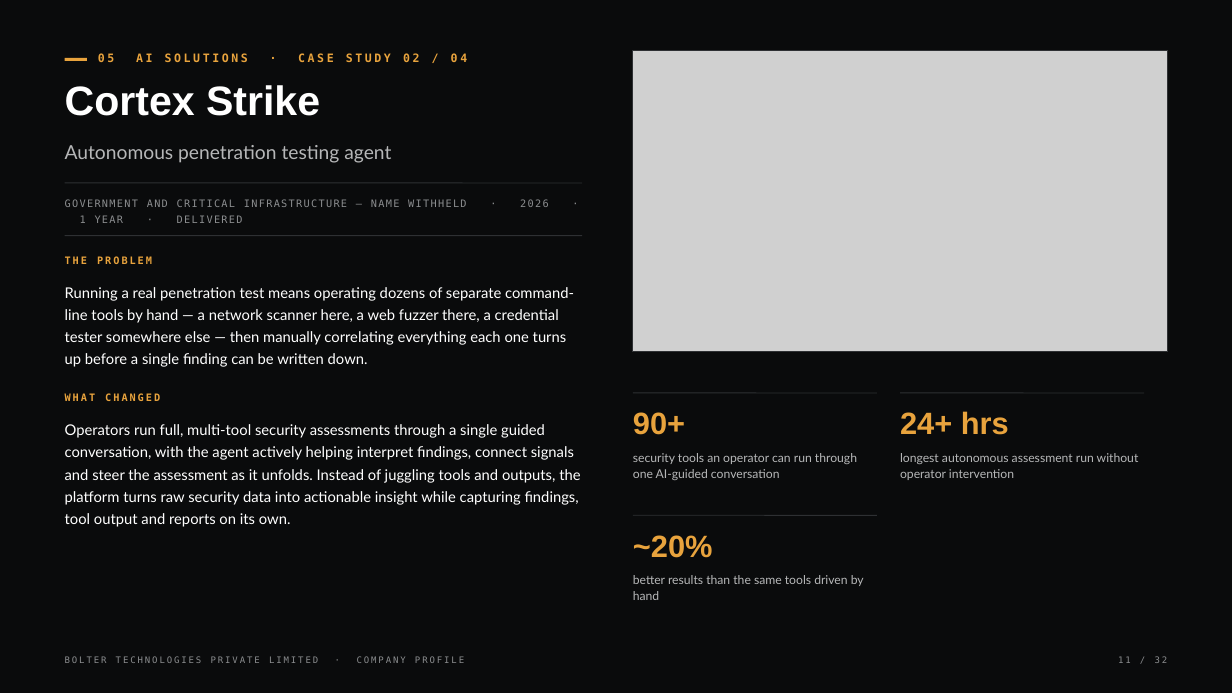
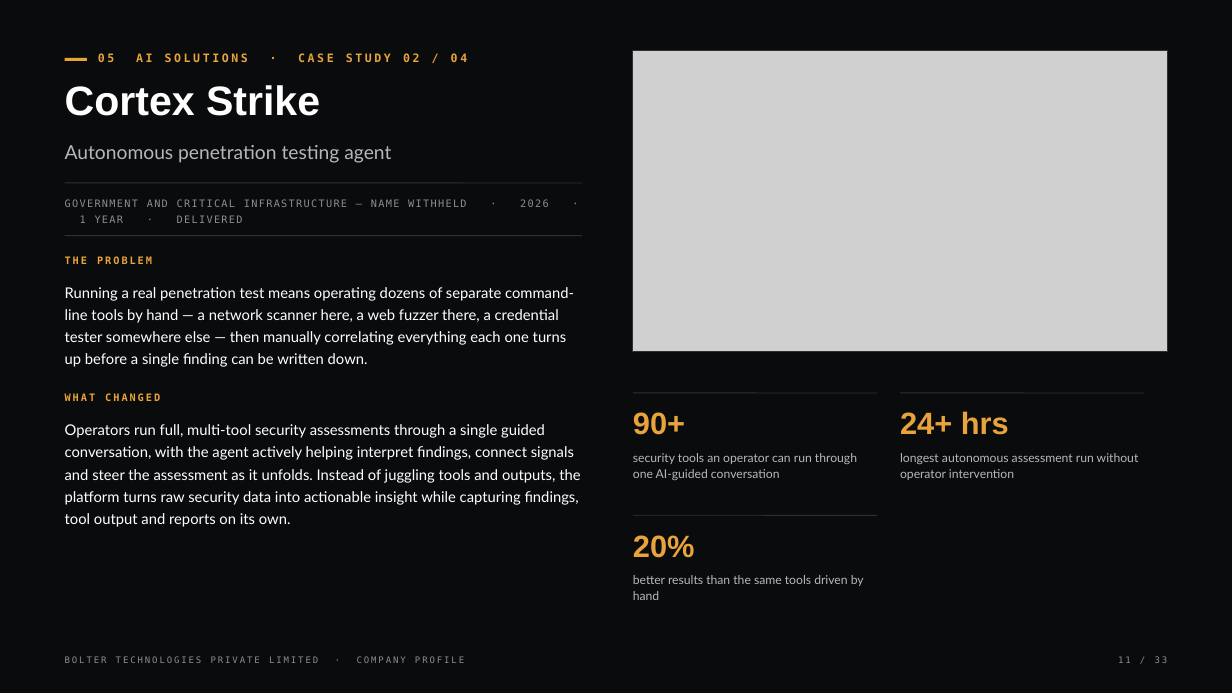
Before and after one commit to blackstargit/boltertech.com, a slide deck: slide 11 of documentation/company-profile/Bolter-Technologies-Company-Profile.pptx. Drawn at 1232x693 pixels with LibreOffice and Linux fonts; fonts in the diff are those of the drawing; grey boxes stand for pictures. Boxes give left, top, right and bottom in pixels: in the first picture for what was removed or moved away, otherwise in the second. Text is boxed around its words. In the diff, an @@ line names an element or a change of style, - is before the commit and + after.

```diff
--- a/documentation/company-profile/Bolter-Technologies-Company-Profile.pptx
+++ b/documentation/company-profile/Bolter-Technologies-Company-Profile.pptx
@@ text at box(633, 535, 695, 558): text changed @@
-~20%
+20%
```
Also in this commit, not shown: 30 other slides changed, 1 slide added.
